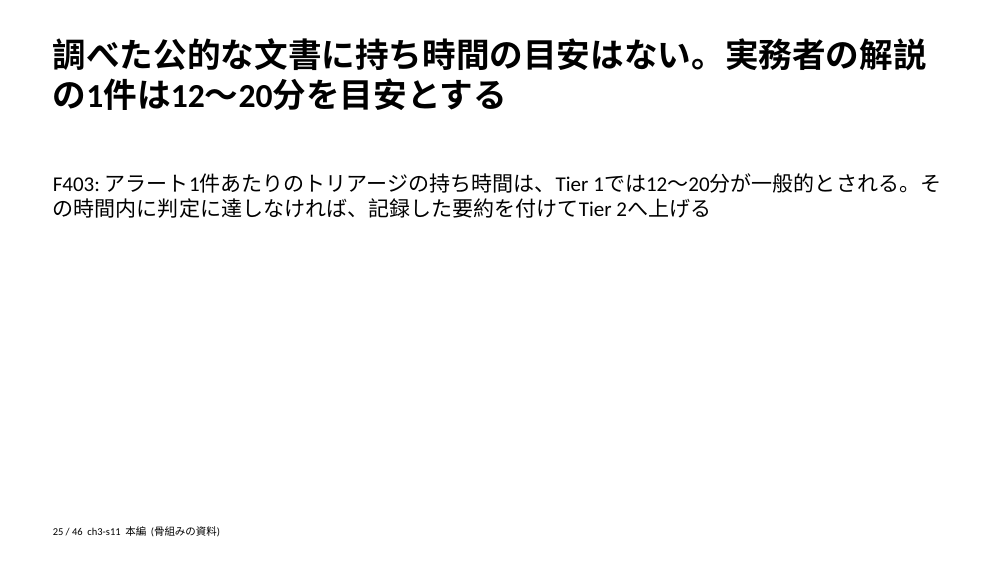
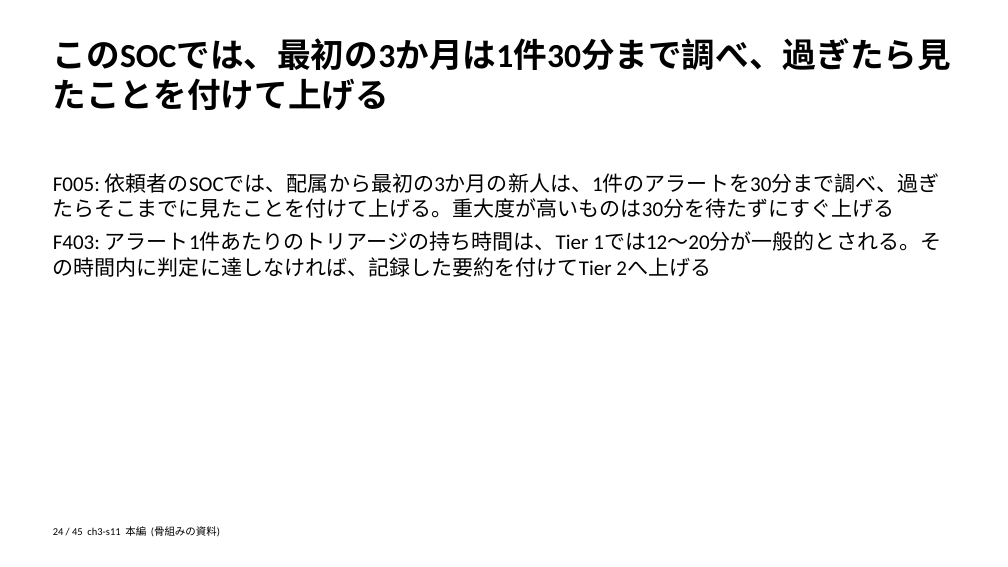
Before and after one commit to zyuuryuu/PPTX-Planner, a slide deck: slide 24 of trial/deck/preview/skeleton.pptx (slide 25 before the commit). Drawn at 1008x567 pixels with LibreOffice and Linux fonts; fonts in the diff are those of the drawing. Boxes give left, top, right and bottom in pixels: in the first picture for what was removed or moved away, otherwise in the second. Text is boxed around its words. In the diff, an @@ line names an element or a change of style, - is before the commit and + after.

```diff
--- a/trial/deck/preview/skeleton.pptx
+++ b/trial/deck/preview/skeleton.pptx
@@ text at [53,38,951,110]: text changed @@
-調べた公的な文書に持ち時間の目安はない。実務者の解説の1件は12〜20分を目安とする
+このSOCでは、最初の3か月は1件30分まで調べ、過ぎたら見たことを付けて上げる
@@ text at [53,173,940,218]: paragraph added @@
+F005: 依頼者のSOCでは、配属から最初の3か月の新人は、1件のアラートを30分まで調べ、過ぎたらそこまでに見たことを付けて上げる。重大度が高いものは30分を待たずにすぐ上げる
@@ text at [53,526,220,537]: text changed @@
-25 / 46 ch3-s11 本編 (骨組みの資料)
+24 / 45 ch3-s11 本編 (骨組みの資料)
```
Also in this commit, not shown: 44 other slides changed, 1 slide removed, 4 other files.
